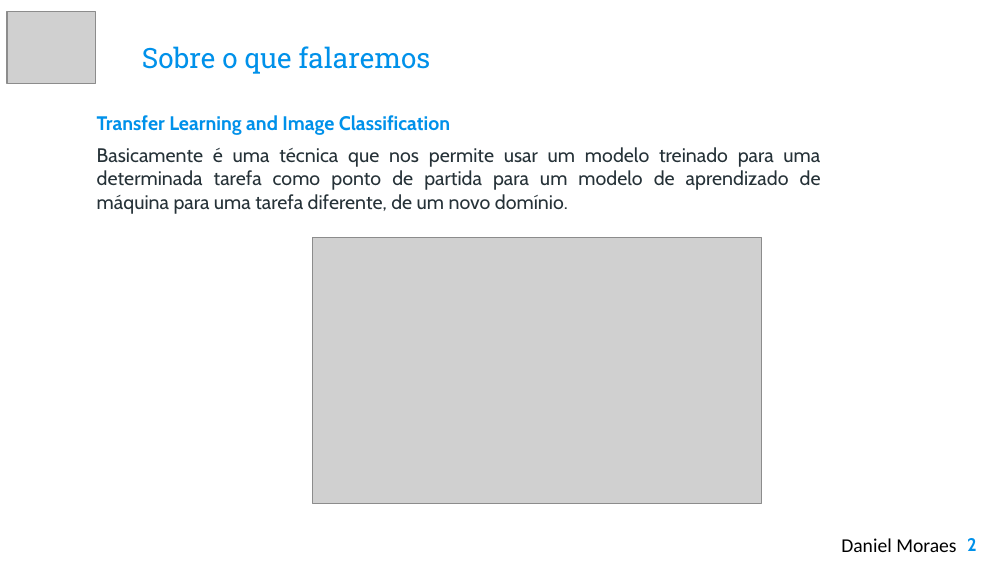
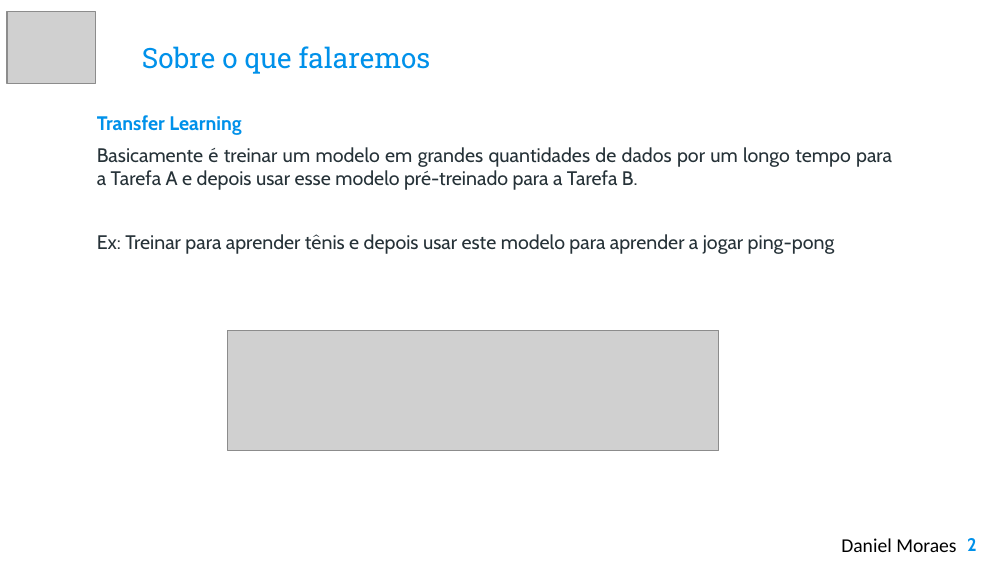
Before and after one commit to danielmoraesdelima/dissertacaounifor, a slide deck: slide 2 of Unifor - MIA - Transfer Learning and Image Classification.pptx. Drawn at 1008x567 pixels with LibreOffice and Linux fonts; fonts in the diff are those of the drawing; grey boxes stand for pictures; background and template pictures are left out. Boxes give left, top, right and bottom in pixels: in the first picture for what was removed or moved away, otherwise in the second. Text is boxed around its words. In the diff, an @@ line names an element or a change of style, - is before the commit and + after.

```diff
--- a/Unifor - MIA - Transfer Learning and Image Classification.pptx
+++ b/Unifor - MIA - Transfer Learning and Image Classification.pptx
@@ text at <box>97,115,892,254</box>: text changed @@
-Transfer Learning and Image Classification
-Basicamente é uma técnica que nos permite usar um modelo treinado para uma determinada tarefa como ponto de partida para um modelo de aprendizado de máquina para uma tarefa diferente, de um novo domínio.
+Transfer Learning
+Basicamente é treinar um modelo em grandes quantidades de dados por um longo tempo para a Tarefa A e depois usar esse modelo pré-treinado para a Tarefa B.
+Ex: Treinar para aprender tênis e depois usar este modelo para aprender a jogar ping-pong
@@ picture removed at <box>312,237,761,503</box> @@
@@ picture added at <box>228,331,719,451</box> @@
```
Also in this commit, not shown: 5 slides added, 4 slides removed.
